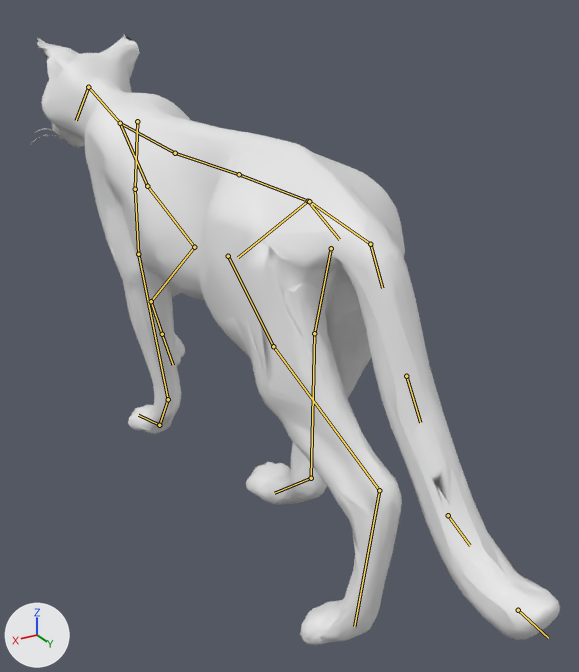
The glTF model 42/media/models_X/Skinned/KWC_Bobcat.glb as it was, and as the next commit left it.
Camera for both pictures: a 50 mm lens placed at (0.249, 0.473, 0.358), pointed at (-0.024, 0.018, 0.131). Every picture has the same lights, and +X, +Y and +Z are marked at lower left. The picture after the commit comes second. Both versions are drawn at frame 0 of the action 'Rac_ClimbUp'; the numbers are the values there. The bones that change, and the others that lie on the model, are drawn over the model as lines.

The first picture shows 'output_unwrapped'.
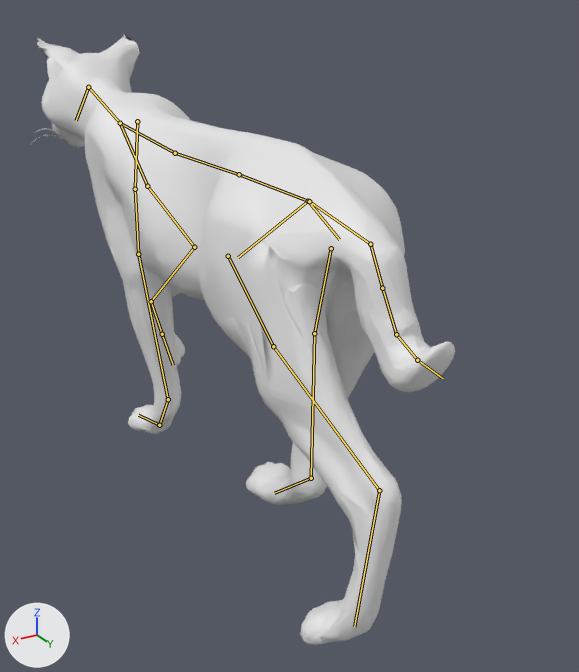
What differs and where, as boxes [x1, y1, x2, y2] in the pictures (579 x 672 px):
'output_unwrapped', posed (20% narrower)
    before: [33, 34, 560, 645]
    after: [33, 34, 455, 645]
bone 'tail02', root to tip
    before: (406, 376) to (420, 422)
    after: (382, 288) to (396, 334)
bone 'tail03', root to tip
    before: (448, 515) to (470, 545)
    after: (396, 334) to (417, 360)
bone 'tail04', root to tip
    before: (518, 610) to (548, 638)
    after: (417, 360) to (443, 378)

What the commit changed:
Bone 'tail02' (bone_tail02) moves from (-0.001, 0.049, 0.003) to (0.0, 0.0, 0.0).
Bone 'tail03' (bone_tail03) moves from (-0.019, 0.043, 0.019) to (0.0, 0.0, 0.0).
Bone 'tail04' (bone_tail04) moves from (-0.008, 0.036, 0.008) to (0.0, 0.0, 0.0).
